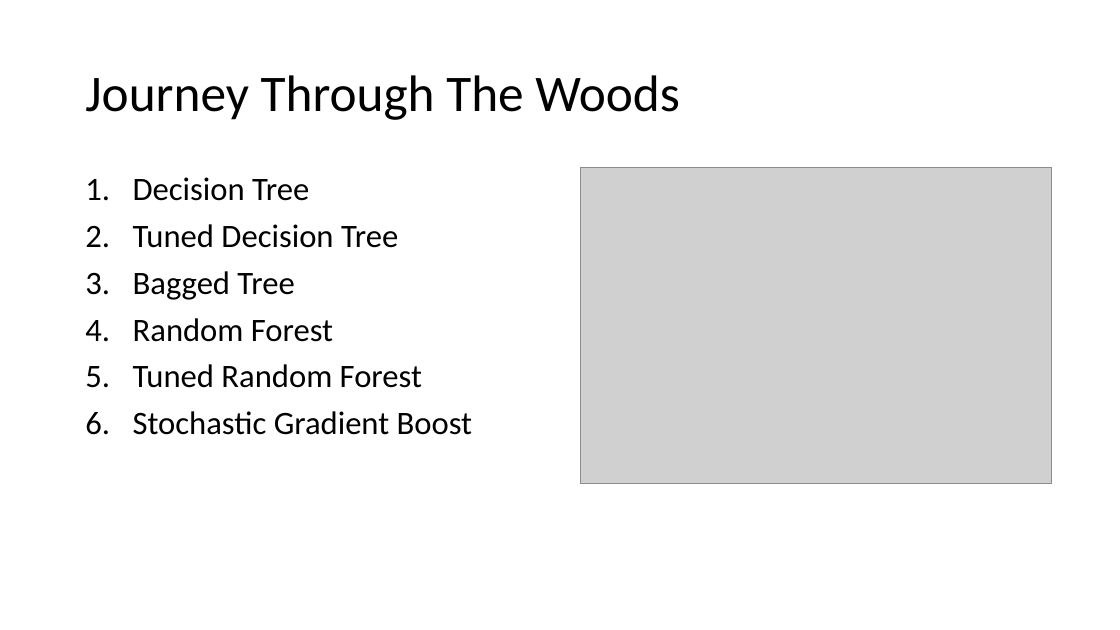
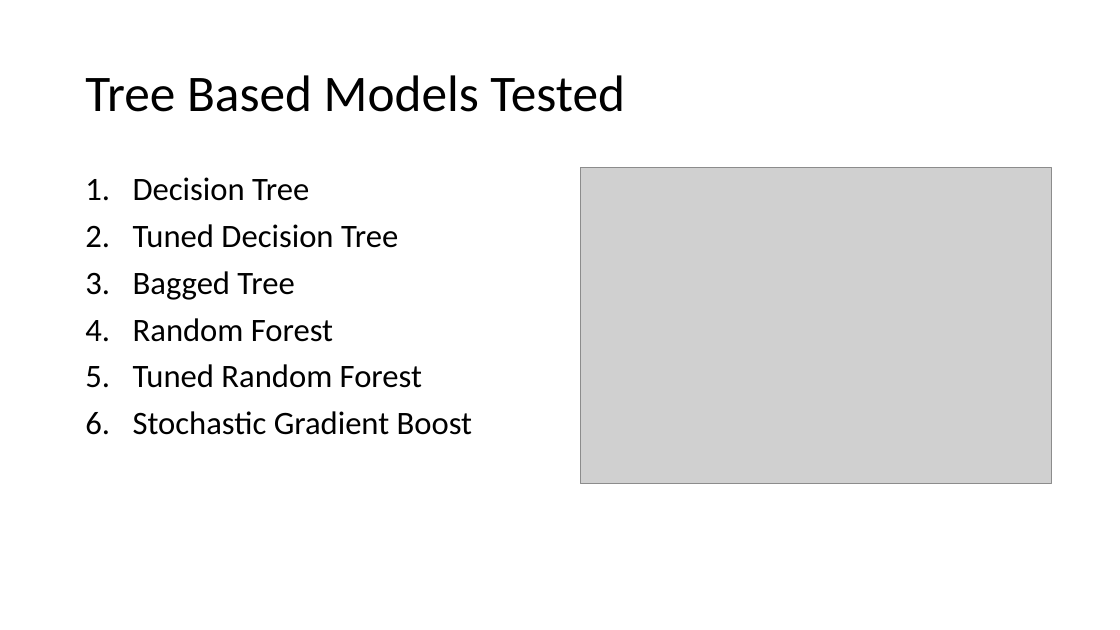
Before and after one commit to reflexiveprophecy/Kaggle_Predict_Ames_Iowa_Housing_Prices, a slide deck: slide 2 of Tree Based Models.pptx. Drawn at 1120x630 pixels with LibreOffice and Linux fonts; fonts in the diff are those of the drawing; grey boxes stand for pictures. Boxes give left, top, right and bottom in pixels: in the first picture for what was removed or moved away, otherwise in the second. Text is boxed around its words. In the diff, an @@ line names an element or a change of style, - is before the commit and + after.

```diff
--- a/Tree Based Models.pptx
+++ b/Tree Based Models.pptx
@@ title at (85,75,625,112): text changed @@
-Journey Through The Woods
+Tree Based Models Tested
```
Also in this commit, not shown: 7 other slides changed, 1 slide added, 1 slide removed, 3 other files.
